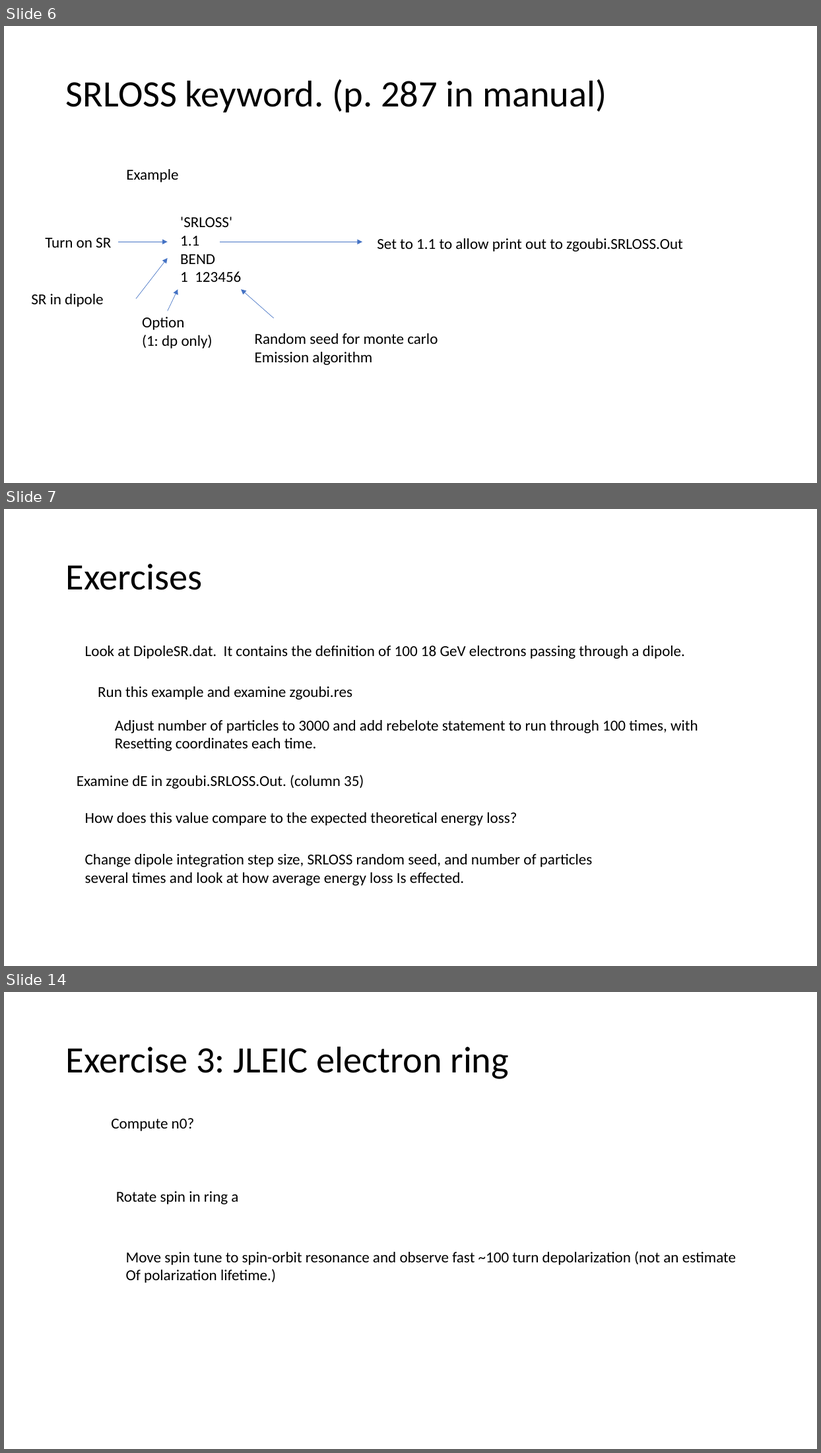
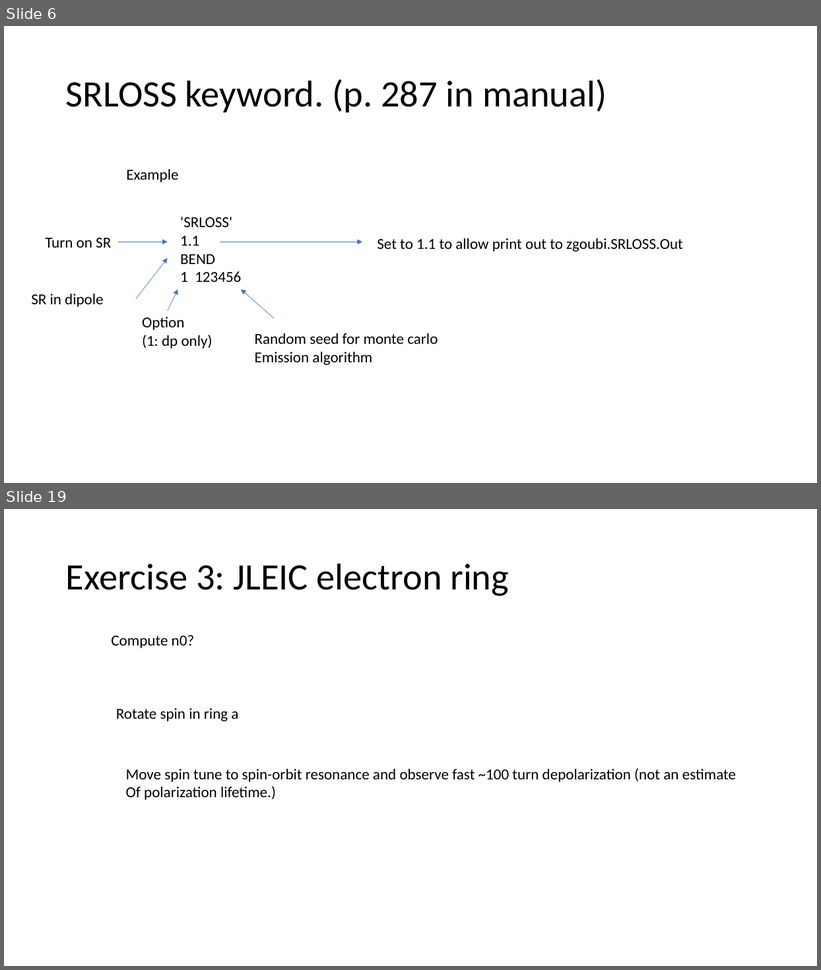
Before and after one commit to radiasoft/Zgoubi-Workshop, a slide deck: Tutorials/Tuesday/TutTu1/Tuesday Tutorial Slides.pptx. Shown one above the other, each under a label of ours: slides 6, 7 and 14 before the commit, slides 6 and 19 after it; the slides between them are not shown. The pictures are 821x1453 and 821x970 pixels, drawn with LibreOffice and Linux fonts; fonts in the diff are those of the drawing. Boxes give left, top, right and bottom in pixels: in the first picture for what was removed or moved away, otherwise in the second. Text is boxed around its words. In the diff, an @@ line names an element or a change of style, - is before the commit and + after.

```diff
--- a/Tutorials/Tuesday/TutTu1/Tuesday Tutorial Slides.pptx
+++ b/Tutorials/Tuesday/TutTu1/Tuesday Tutorial Slides.pptx
@@ slide 7 removed at [4, 509, 817, 966], background #FFFFFF @@
@@ title removed at [66, 564, 202, 590] @@
-Exercises
@@ text removed at [85, 646, 685, 659] @@
-Look at DipoleSR.dat. It contains the definition of 100 18 GeV electrons passing through a dipole.
@@ text removed at [98, 687, 352, 700] @@
-Run this example and examine zgoubi.res
@@ text removed at [115, 720, 698, 751] @@
-Adjust number of particles to 3000 and add rebelote statement to run through 100 times, with
-Resetting coordinates each time.
@@ text removed at [77, 775, 364, 789] @@
-Examine dE in zgoubi.SRLOSS.Out. (column 35)
@@ text removed at [85, 813, 517, 826] @@
-How does this value compare to the expected theoretical energy loss?
@@ text removed at [85, 854, 593, 886] @@
-Change dipole integration step size, SRLOSS random seed, and number of particles
-several times and look at how average energy loss Is effected.
@@ what was slide 14 is now slide 19 @@
```
Also in this commit, not shown: 4 slides changed, 10 slides added, 4 other slides removed.
